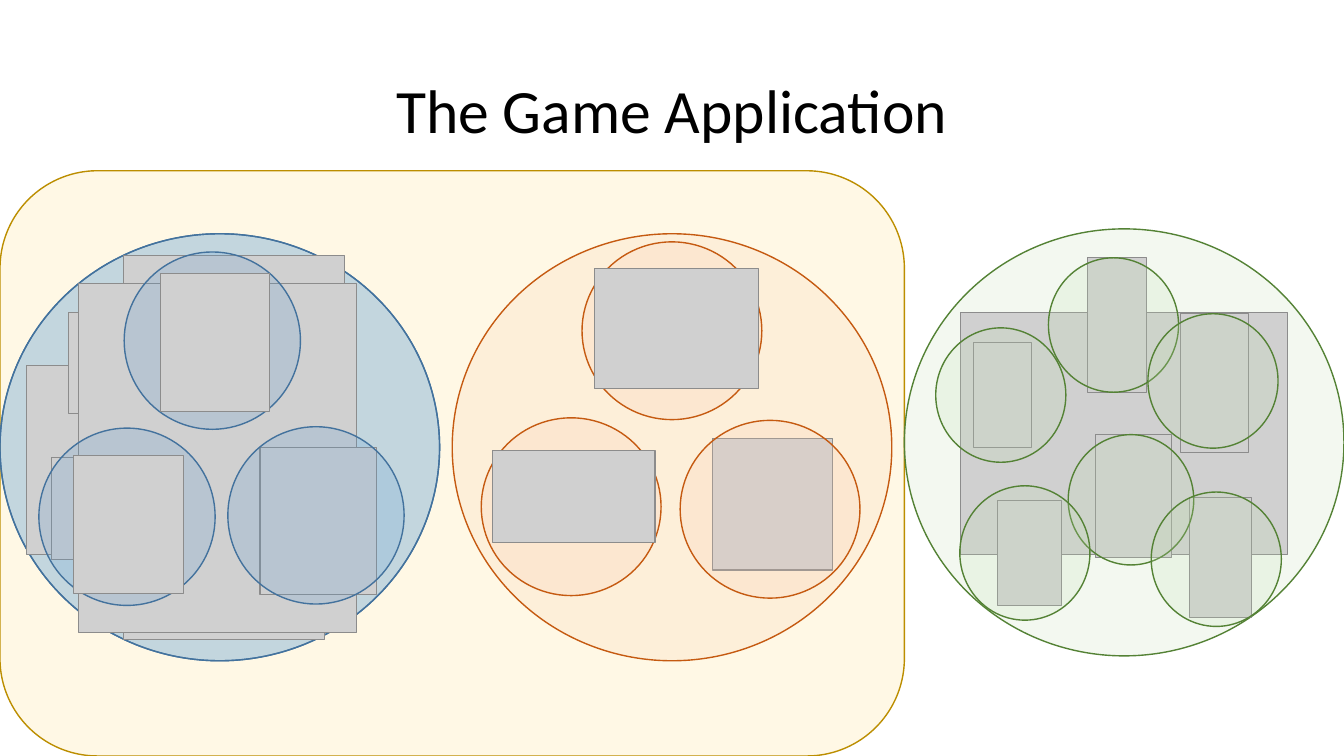
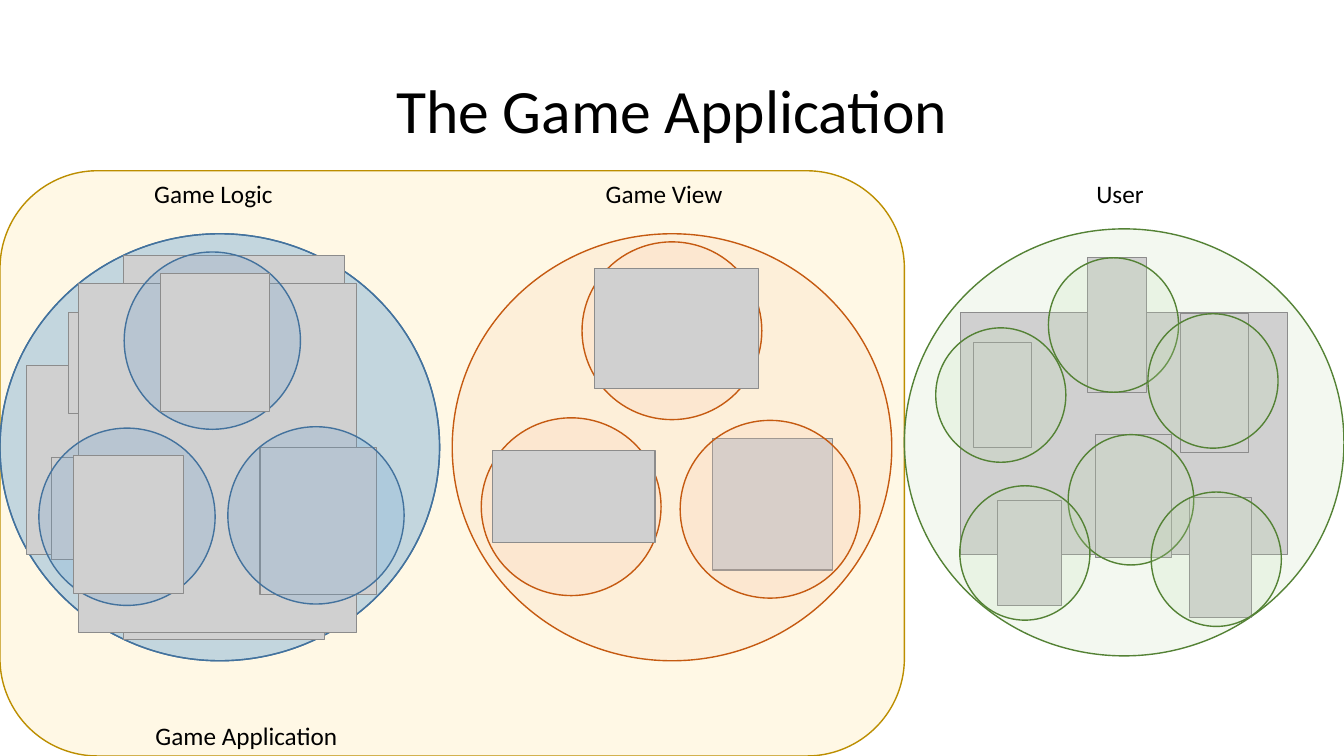
Before and after one commit to francogarcia/uge, a slide deck: slide 53 of doc/UGE in a Nutshell.pptx. Drawn at 1344x756 pixels with LibreOffice and Linux fonts; fonts in the diff are those of the drawing; grey boxes stand for pictures. Boxes give left, top, right and bottom in pixels: in the first picture for what was removed or moved away, otherwise in the second. Text is boxed around its words. In the diff, an @@ line names an element or a change of style, - is before the commit and + after.

```diff
--- a/doc/UGE in a Nutshell.pptx
+++ b/doc/UGE in a Nutshell.pptx
@@ text added at <box>154,185,272,208</box>, 18 pt, text #000000 @@
+Game Logic
@@ text added at <box>606,185,722,203</box>, 18 pt, text #000000 @@
+Game View
@@ text added at <box>1096,186,1143,204</box>, 18 pt, text #000000 @@
+User
@@ text added at <box>155,727,337,749</box>, 18 pt, text #000000 @@
+Game Application
```
Also in this commit, not shown: 21 other slides changed.
